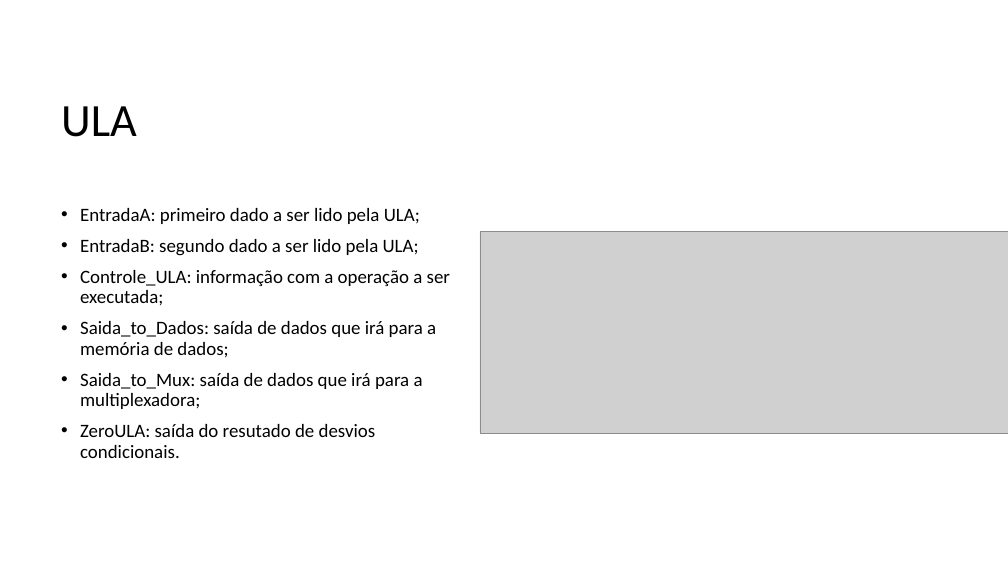
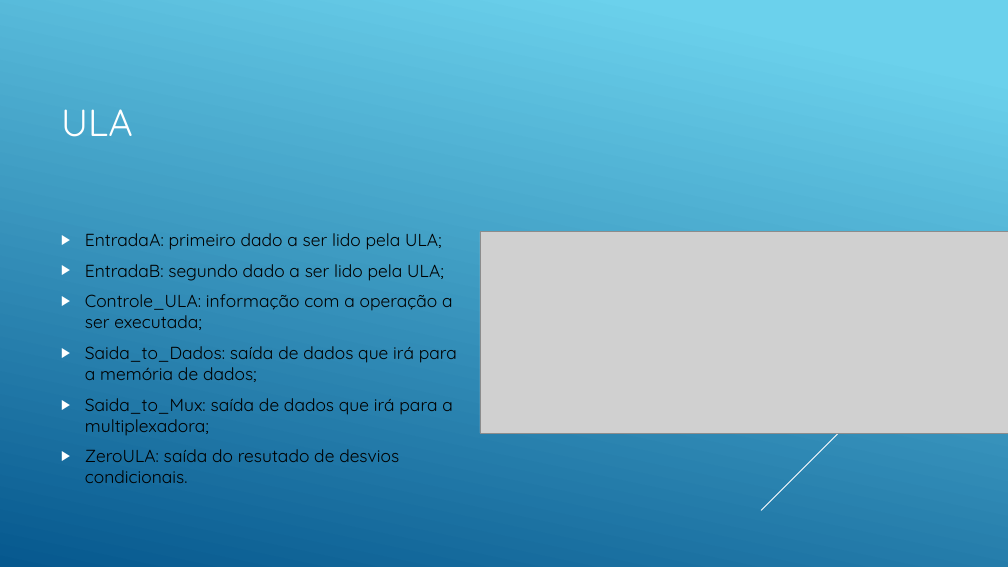
Before and after one commit to Tarlison/Projeto_Final_AOC_2018.2, a slide deck: slide 7 of Processador Uniciclo 16 bits.pptx. Drawn at 1008x567 pixels with LibreOffice and Linux fonts; fonts in the diff are those of the drawing; grey boxes stand for pictures. Boxes give left, top, right and bottom in pixels: in the first picture for what was removed or moved away, otherwise in the second. Text is boxed around its words. In the diff, an @@ line names an element or a change of style, - is before the commit and + after.

```diff
--- a/Processador Uniciclo 16 bits.pptx
+++ b/Processador Uniciclo 16 bits.pptx
@@ background #FFFFFF to gradient #6ED2EB to #06588E @@
@@ title "ULA" at [61, 109, 133, 137]: size 44 to 36 pt, font Calibri to Quicksand, text colour #000000 to #FFFFFF; line spacing 0.9 to 1 @@
@@ text "EntradaA: primeiro dado a ser ..." at [85, 233, 457, 483]: size 18 to 16.6 pt, font Calibri to Quicksand; bullet • to ▶; line spacing 0.9 to 1; vertical alignment top to middle @@
@@ line added from (1008, 264) to (761, 510), #FFFFFF 0.75 pt @@
```
Also in this commit, not shown: 14 other slides changed.
